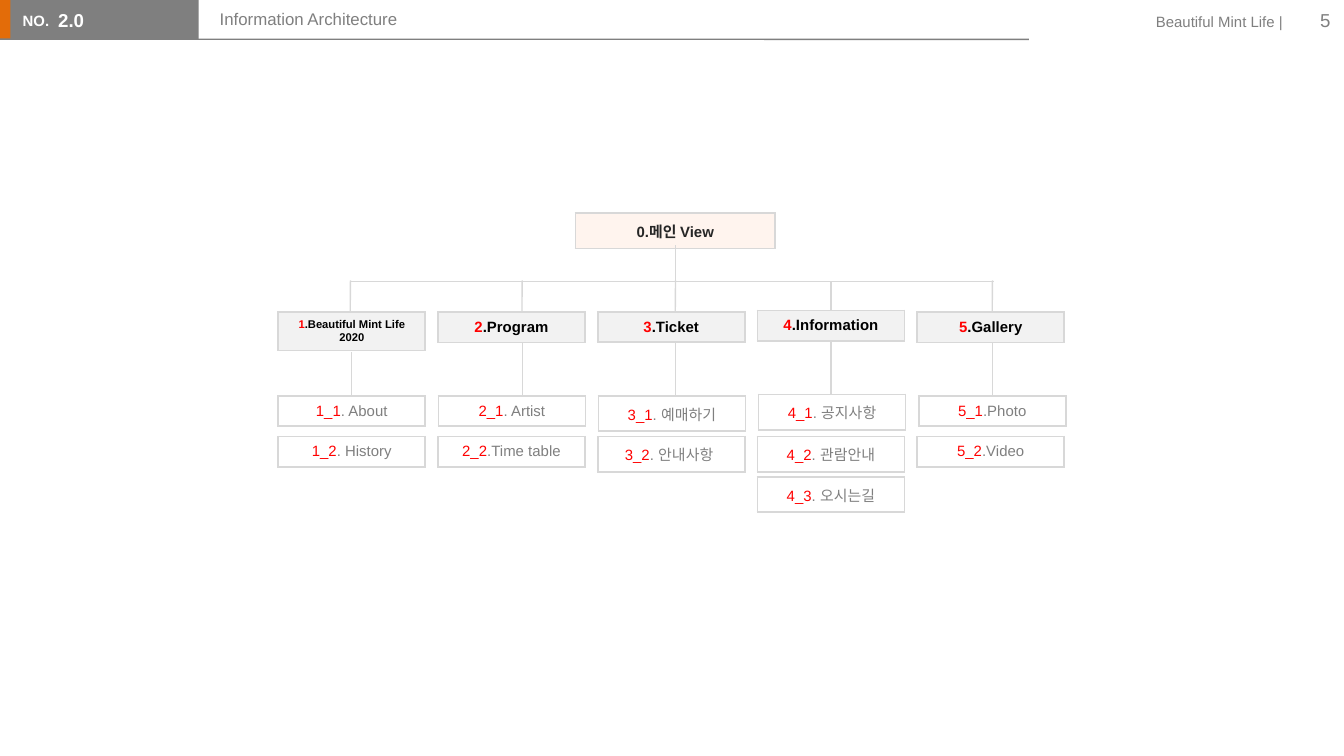
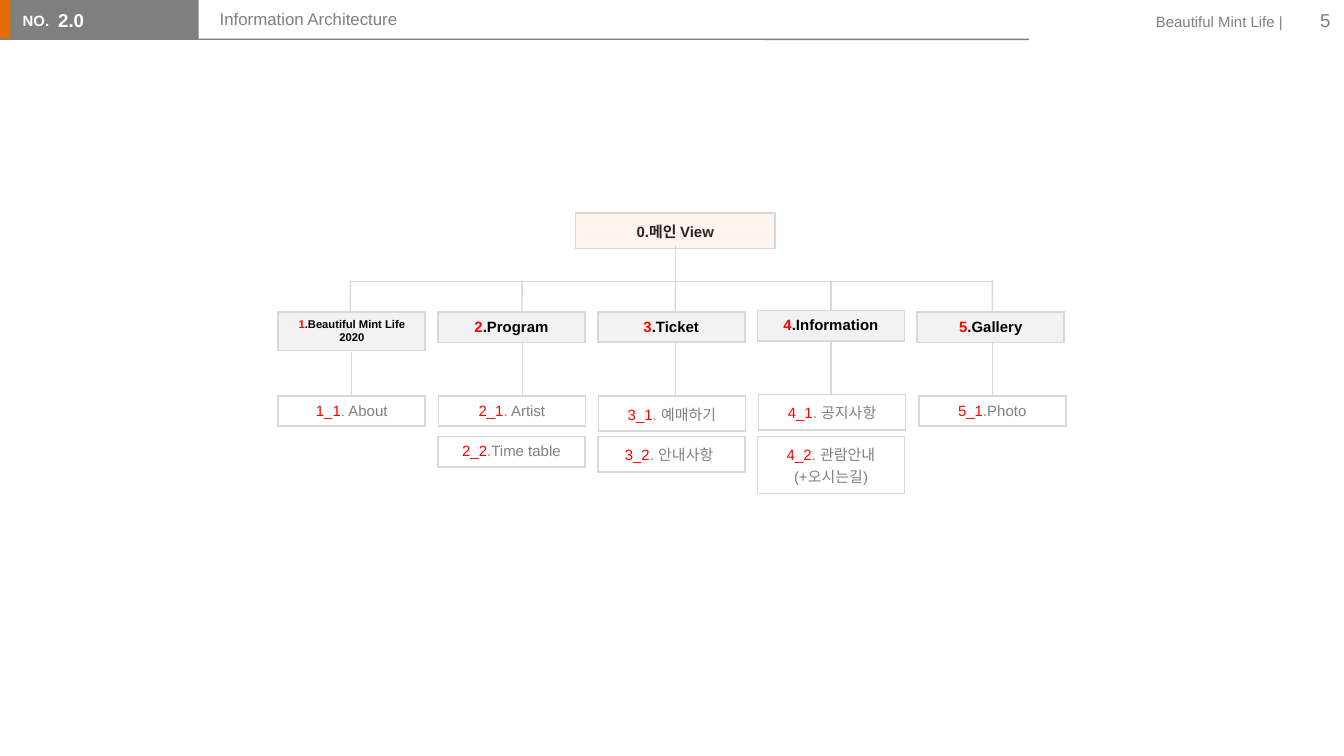
Before and after one commit to lsh58/homework, a slide deck: slide 5 of 스토리보드수행과제/스토리보드수행과제.pptx. Drawn at 1344x756 pixels with LibreOffice and Linux fonts; fonts in the diff are those of the drawing. Boxes give left, top, right and bottom in pixels: in the first picture for what was removed or moved away, otherwise in the second. Text is boxed around its words. In the diff, an @@ line names an element or a change of style, - is before the commit and + after.

```diff
--- a/스토리보드수행과제/스토리보드수행과제.pptx
+++ b/스토리보드수행과제/스토리보드수행과제.pptx
@@ table removed at (278,437,425,468), 1 rows, 1 columns @@
-1_2. History
@@ table at (758,437,905,504) @@
-row 1, column 1: 4_2. 관람안내
+row 1, column 1: 4_2. 관람안내(+오시는길)
@@ table removed at (917,437,1063,468), 1 rows, 1 columns @@
-5_2.Video
@@ table removed at (758,477,905,508), 1 rows, 1 columns @@
-4_3. 오시는길
```
Also in this commit, not shown: 1 other slide changed, 2 slides added, 2 slides removed.
